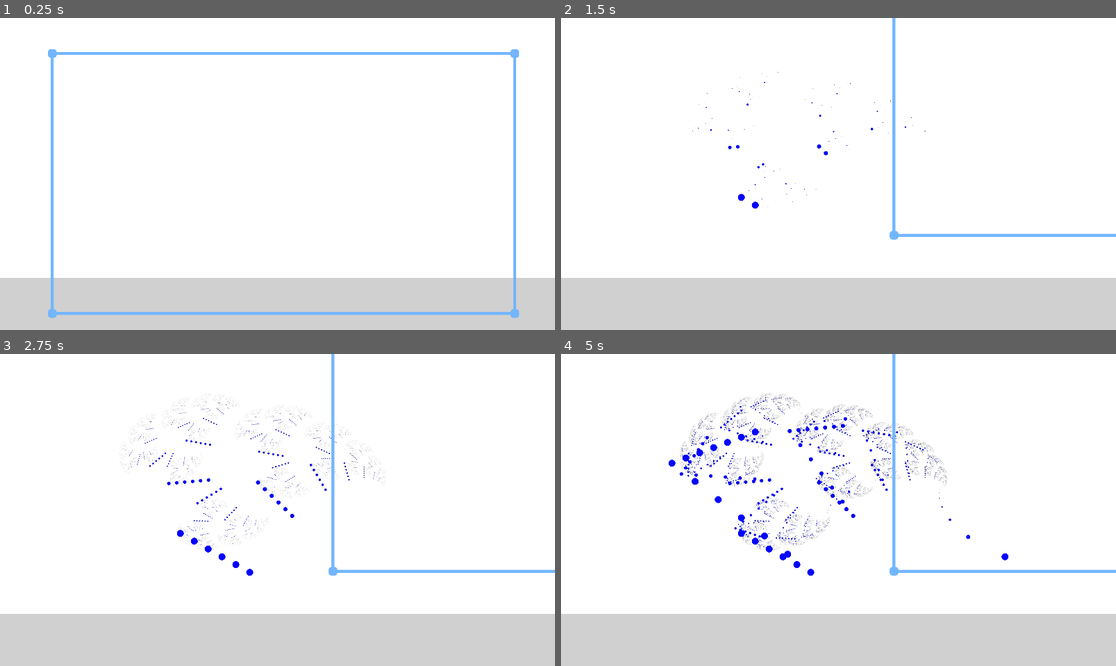
Above: before the commit, frames 1-4 (two rows, left to right).
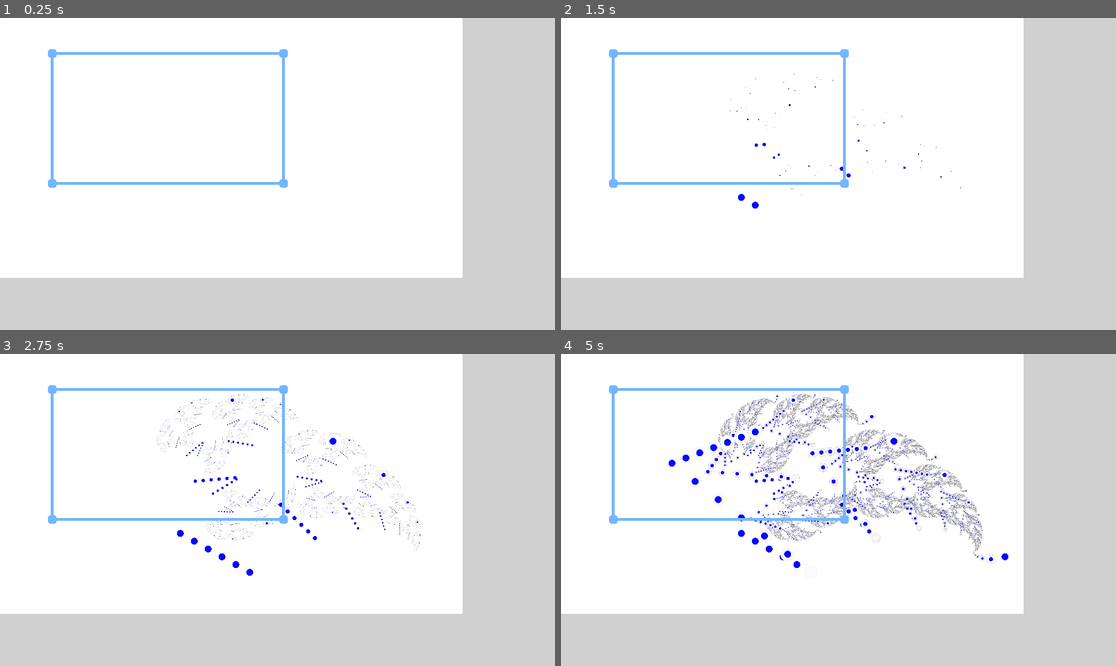
Above: after the commit, the same moments.

Repository: toucam87/FractaDoodle
Game: Godot game, scene res://Scenes/world.tscn
Two runs of this game, one before a commit and one after it. Both use one fixed random seed, a clock stepped at 60 frames per second and the inputs below.
Inputs (mouse positions are in pixels of both pictures, inside the frame that each line leads up to):
- Up to frame 1 (0.25 s): no input
- Up to frame 2 (1.5 s): tap Enter at 0.5 s; drag from (610, 183) to (894, 105) at 0.52 s; tap Space at 1.25 s; drag from (727, 189) to (810, 236) at 1.27 s
- Up to frame 3 (2.75 s): tap Enter at 2 s; move the mouse to (333, 441) at 2.02 s; hold Right mouse button (right click) from 2.03 s (still down); click (333, 441) at 2.3 s
- Up to frame 4 (5 s): release Right mouse button (right click) at 2.75 s; tap Space at 2.75 s; drag from (810, 572) to (672, 463) at 2.77 s; move the mouse to (1005, 556) at 3.52 s; press the mouse at (1005, 556) at 3.53 s; release the mouse at (1005, 556) at 4.25 s; tap Enter at 4.25 s; drag from (672, 463) to (755, 432) at 4.27 s

The runs differ from the first frame. In frame 1, 16% of the frame differs, in the area x 8-100%, y 0-97%; in frame 2, 16%; in frame 3, 17%; in frame 4, 22%, in the area x 8-100%, y 0-84%.
Error after the commit: Invalid assignment of property or key 'is_painting' with value of type 'bool' on a base object of type 'Nil'. (res://Scenes/Drawing.gd:27)

Commit message:
v0.1.1.1 resize bot right corner
dragging bottom right corner resizes and rotates frame. pivot point not coded yet.

Diff:
--- a/Scenes/Fractal Frame Controller/FractalFrameControllerBorder.gd
+++ b/Scenes/Fractal Frame Controller/FFCBorder.gd
@@ -11,11 +11,14 @@
 var start_drag_position : Vector2
 var frame_start_position : Vector2
 
+
 func _gui_input(event: InputEvent) -> void:
+	#when I left click on borders, it records the starting state
 	if event.is_action_pressed("left click"):
 		is_dragging = true
 		start_drag_position = Mouse.mouse_pos
 		frame_start_position = fractal_frame_controller.position
+
 	if event.is_action_released("left click"):
 		is_dragging = false
 
@@ -25,4 +28,5 @@
 func _process(delta: float) -> void:
 	if is_dragging:
 		current_drag_position = Mouse.mouse_pos
+		#translates to new location according to displacement
 		fractal_frame_controller.position = frame_start_position + current_drag_position - start_drag_position
--- /dev/null
+++ b/Scenes/Fractal Frame Controller/FFCCorner.gd
@@ -0,0 +1,70 @@
+extends Panel
+
+@onready var fractal_frame_controller = $"../.." as FractalFrameController
+
+enum Corner {TOPLEFT, TOPRIGHT, BOTLEFT, BOTRIGHT}
+
+var frame_start_position : Vector2
+var frame_start_angle : float
+var frame_start_height : float
+var frame_start_diagonal : Vector2
+var is_dragging = false
+var start_drag_position : Vector2
+var current_drag_position : Vector2
+var drag_position_from_pivot : Vector2
+var pivot_point := Vector2(0,0)
+
+
+func _gui_input(event: InputEvent) -> void:
+	if event.is_action_pressed("left click"):
+		is_dragging = true
+		start_drag_position = Mouse.mouse_pos
+		frame_start_position = fractal_frame_controller.position
+		frame_start_angle = fractal_frame_controller.rotation
+		frame_start_height = fractal_frame_controller.size.y
+		calculate_diagonal()
+
+	if event.is_action_released("left click"):
+		is_dragging = false
+
+
+
+
+func _process(delta: float) -> void:
+	if is_dragging:
+		current_drag_position = Mouse.mouse_pos
+		#measure the vector from pivot to mouse position
+		calculate_drag_position_from_pivot()
+		resize_and_rotate_frame(pivot_point, calculate_rotation(), calculate_scale_factor())
+
+
+#TODO calculate from other pivots
+func calculate_drag_position_from_pivot():
+	drag_position_from_pivot = current_drag_position - frame_start_position
+
+
+#TODO calculate diagonal for different pivots
+func calculate_diagonal():
+	frame_start_diagonal = Vector2(fractal_frame_controller.size.x,fractal_frame_controller.size.y).rotated(frame_start_angle)
+
+
+func calculate_rotation() -> float:
+	var rotation_angle = frame_start_diagonal.angle_to(drag_position_from_pivot)
+	return rotation_angle
+
+
+func calculate_scale_factor() -> float:
+	var scale_factor = drag_position_from_pivot.length() / frame_start_diagonal.length()
+	return scale_factor
+
+
+func resize_and_rotate_frame(_pivot, _angle, _scale):
+	#rotate frame #TODO take pivot into account
+	fractal_frame_controller.rotation = frame_start_angle + _angle
+	#scale frame
+	fractal_frame_controller.size.y = frame_start_height * _scale
+	fractal_frame_controller.size.x = fractal_frame_controller.size.y * 16.0 / 9.0
+
+
+	#print(_pivot)
+	print(_scale)
--- a/Scenes/Fractal Frame Controller/fractal_frame_controller.gd
+++ b/Scenes/Fractal Frame Controller/FractalFrameController.gd
@@ -3,7 +3,7 @@
 
 
 func _ready() -> void:
-	resize(900)
+	resize(450)
 
 func resize(_height):
 	size.y = _height
--- a/Scenes/Fractal Frame Controller/fractal_frame_controller.tscn
+++ b/Scenes/Fractal Frame Controller/fractal_frame_controller.tscn
@@ -1,9 +1,10 @@
-[gd_scene load_steps=5 format=3 uid="uid://dqnqg2q4v6fln"]
+[gd_scene load_steps=6 format=3 uid="uid://dqnqg2q4v6fln"]
 
 [ext_resource type="Theme" uid="uid://c8qrom55yaurj" path="res://Textures/fractal_frame_borders.tres" id="1_7x7k8"]
-[ext_resource type="Script" path="res://Scenes/Fractal Frame Controller/fractal_frame_controller.gd" id="1_ed6ij"]
-[ext_resource type="Script" path="res://Scenes/Fractal Frame Controller/FractalFrameControllerBorder.gd" id="2_1xduq"]
+[ext_resource type="Script" path="res://Scenes/Fractal Frame Controller/FractalFrameController.gd" id="1_ovhf8"]
 [ext_resource type="Theme" uid="uid://csrr4dwjjclyp" path="res://Textures/fractal_frame_corners.tres" id="2_2ylkq"]
+[ext_resource type="Script" path="res://Scenes/Fractal Frame Controller/FFCBorder.gd" id="3_j0w2d"]
+[ext_resource type="Script" path="res://Scenes/Fractal Frame Controller/FFCCorner.gd" id="5_mr7gx"]
 
 [node name="Fractal Frame Controller" type="Control"]
 layout_mode = 3
@@ -16,7 +17,7 @@
 grow_vertical = 2
 mouse_filter = 2
 mouse_default_cursor_shape = 2
-script = ExtResource("1_ed6ij")
+script = ExtResource("1_ovhf8")
 
 [node name="Borders" type="Control" parent="."]
 layout_mode = 1
@@ -37,7 +38,7 @@
 grow_vertical = 2
 mouse_default_cursor_shape = 2
 theme = ExtResource("1_7x7k8")
-script = ExtResource("2_1xduq")
+script = ExtResource("3_j0w2d")
 
 [node name="Right Border" type="Panel" parent="Borders"]
 layout_mode = 1
@@ -52,7 +53,7 @@
 scale = Vector2(-1, 1)
 mouse_default_cursor_shape = 2
 theme = ExtResource("1_7x7k8")
-script = ExtResource("2_1xduq")
+script = ExtResource("3_j0w2d")
 
 [node name="Top border" type="Panel" parent="Borders"]
 layout_mode = 1
@@ -63,7 +64,7 @@
 grow_horizontal = 2
 mouse_default_cursor_shape = 2
 theme = ExtResource("1_7x7k8")
-script = ExtResource("2_1xduq")
+script = ExtResource("3_j0w2d")
 
 [node name="Bot border" type="Panel" parent="Borders"]
 layout_mode = 1
@@ -78,7 +79,7 @@
 scale = Vector2(1, -1)
 mouse_default_cursor_shape = 2
 theme = ExtResource("1_7x7k8")
-script = ExtResource("2_1xduq")
+script = ExtResource("3_j0w2d")
 
 [node name="Corners" type="Control" parent="."]
 layout_mode = 1
@@ -140,3 +141,4 @@
 grow_vertical = 0
 mouse_default_cursor_shape = 2
 theme = ExtResource("2_2ylkq")
+script = ExtResource("5_mr7gx")
--- a/Scenes/main_canvas_layer.tscn
+++ b/Scenes/main_canvas_layer.tscn
@@ -37,8 +37,8 @@
 anchors_preset = 4
 anchor_top = 0.5
 anchor_bottom = 0.5
-offset_top = -720.0
-offset_right = 1920.0
+offset_top = -540.0
+offset_right = 1600.0
 offset_bottom = 360.0
 grow_vertical = 2
 mouse_filter = 2
@@ -51,7 +51,7 @@
 [node name="main viewport" type="SubViewport" parent="Main Viewport Container (drawing area)"]
 transparent_bg = true
 handle_input_locally = false
-size = Vector2i(1920, 1080)
+size = Vector2i(1600, 900)
 render_target_update_mode = 4
 
 [node name="FractalFrame" parent="Main Viewport Container (drawing area)/main viewport" instance=ExtResource("3_bd6j6")]
--- a/project.godot
+++ b/project.godot
@@ -10,7 +10,7 @@
 
 [application]
 
-config/name="Doodal"
+config/name="FractaDoodle"
 run/main_scene="res://Scenes/world.tscn"
 config/features=PackedStringArray("4.2", "Forward Plus")
 
